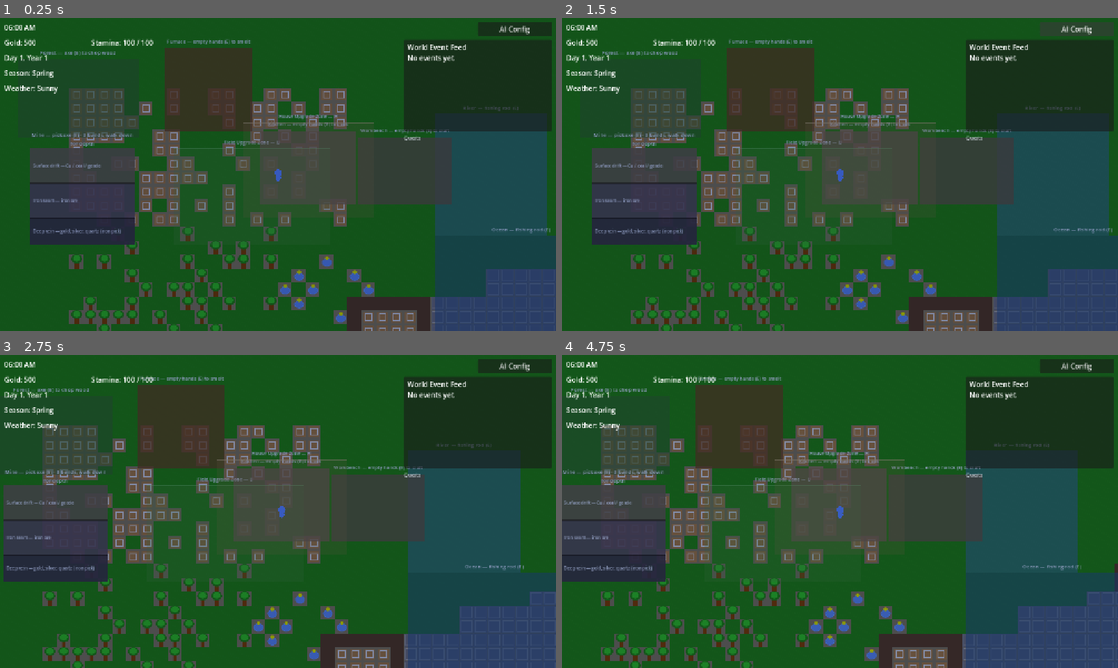
Above: before the commit, frames 1-4 (two rows, left to right).
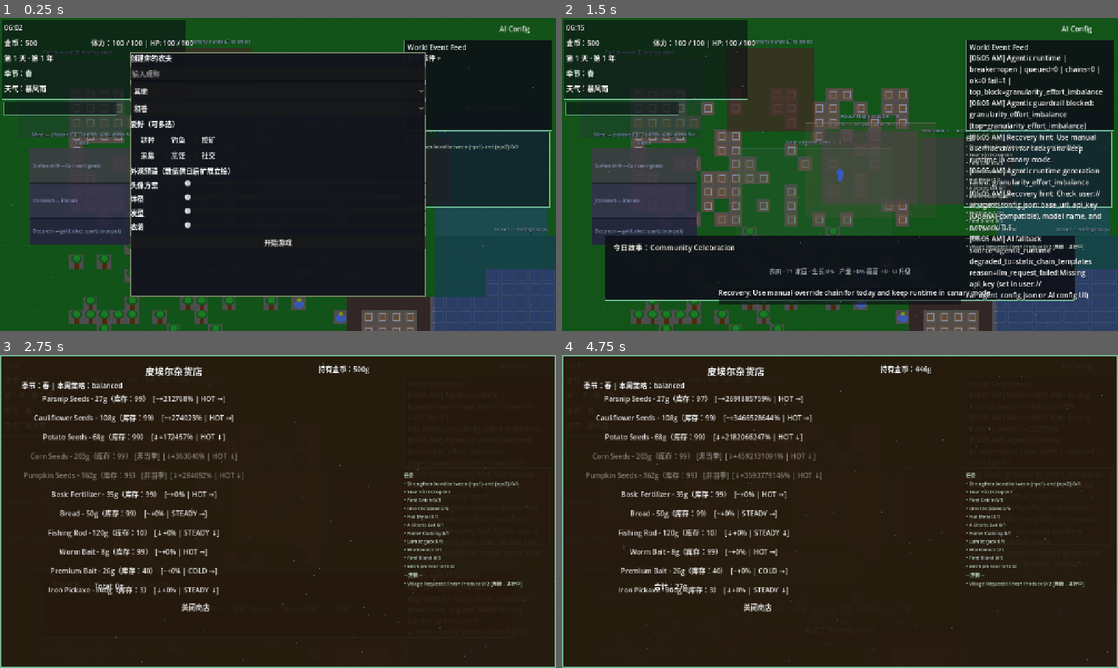
Above: after the commit, the same moments.

Repository: whu3554055-crypto/Stardew-Valley-AI
Game: Godot game, scene res://scenes/main.tscn
Two runs of this game, one before a commit and one after it. Both use one fixed random seed, a clock stepped at 60 frames per second and the inputs below. Sound files missing from this copy of the repository are replaced by a short silence.
Inputs (mouse positions are in pixels of both pictures, inside the frame that each line leads up to):
- Up to frame 1 (0.25 s): no input
- Up to frame 2 (1.5 s): click (840, 243) at 0.5 s, where only the run after the commit has a clickable "开始游戏"; click "AI Config" at 1.25 s
- Up to frame 3 (2.75 s): move the mouse to (400, 495) at 2.02 s; press the mouse at (400, 495) at 2.03 s; hold D (move_right) from 2.03 s (still down); tap B (open_shop) at 2.27 s
- Up to frame 4 (4.75 s): release D (move_right) at 2.75 s; release the mouse at (962, 495) at 2.75 s; drag from (728, 527) to (845, 511) at 2.77 s; click (695, 398) at 3.5 s, where only the run after the commit has a clickable "Parsnip Seeds - 27g（库存：99） [~…"; click (695, 398) at 4.25 s, where only the run after the commit has a clickable "Parsnip Seeds - 27g（库存：98） [~…"

The runs differ from the first frame. In frame 1, 61% of the frame differs, in the area x 0-100%, y 0-94%; in frame 2, 41%; in frame 3, 92%; in frame 4, 97%, in the area x 0-100%, y 0-100%.
Error before the commit: Parse Error: There is already a variable named "now_sec" declared in this scope. (res://scenes/main.gd:997)

Commit message:
fix: stabilize startup and add ambient audio fallbacks
Resolve main scene startup blockers by removing an invalid scene signal connection and guarding GameManager signal hookups, then add robust ambient audio fallback handling for placeholder OGG assets to prevent noisy runtime load errors.

Made-with: Cursor

Diff:
--- a/autoload/world_ambient_controller.gd
+++ b/autoload/world_ambient_controller.gd
@@ -9,6 +9,15 @@
 	"summer": "res://assets/audio/ambience/summer.ogg",
 	"fall": "res://assets/audio/ambience/fall.ogg",
 	"winter": "res://assets/audio/ambience/winter.ogg",
+}
+const _AUDIO_FALLBACKS := {
+	"res://assets/audio/ambience/spring.ogg": "res://assets/audio/ambience_extended/birds_forest.wav",
+	"res://assets/audio/ambience/summer.ogg": "res://assets/audio/ambience_extended/birds_forest.wav",
+	"res://assets/audio/ambience/fall.ogg": "res://assets/audio/ambience_extended/leaves_rustle.wav",
+	"res://assets/audio/ambience/winter.ogg": "res://assets/audio/ambience_extended/wind_trees.wav",
+	"res://assets/audio/ambience/rain.ogg": "res://assets/audio/ambience_extended/rain_light.wav",
+	"res://assets/audio/ambience/storm.ogg": "res://assets/audio/ambience_extended/rain_heavy.wav",
+	"res://assets/audio/locations/town_crowd.ogg": "res://assets/audio/ambience_extended/birds_morning.wav"
 }
 
 var _season_player: AudioStreamPlayer
@@ -430,13 +439,26 @@
 	if path.is_empty():
 		_stop_stream(player)
 		return
-	if player.get_meta("wa_path", "") == path and player.playing:
-		return
-	if not ResourceLoader.exists(path):
-		push_warning("[WorldAmbient] Missing audio: %s" % path)
-		return
-	var stream: AudioStream = load(path) as AudioStream
+	var chosen_path: String = path
+	var f: FileAccess = FileAccess.open(path, FileAccess.READ)
+	if f:
+		var size: int = int(f.get_length())
+		f.close()
+		# Some shipped placeholder OGG files are tiny and fail to decode.
+		if path.to_lower().ends_with(".ogg") and size < 1024:
+			var fb: String = str(_AUDIO_FALLBACKS.get(path, "")).strip_edges()
+			if not fb.is_empty():
+				push_warning("[WorldAmbient] Placeholder audio detected, using fallback: %s -> %s" % [path, fb])
+				chosen_path = fb
+	if player.get_meta("wa_path", "") == chosen_path and player.playing:
+		return
+	# Guard both the import map and the source file to avoid noisy load errors.
+	if not ResourceLoader.exists(chosen_path) or not FileAccess.file_exists(chosen_path):
+		push_warning("[WorldAmbient] Missing audio: %s" % chosen_path)
+		return
+	var stream: AudioStream = load(chosen_path) as AudioStream
 	if stream == null:
+		push_warning("[WorldAmbient] Failed to decode audio stream: %s" % chosen_path)
 		return
 	if stream is AudioStreamOggVorbis:
 		(stream as AudioStreamOggVorbis).loop = true
@@ -444,7 +466,7 @@
 		var w: AudioStreamWAV = stream as AudioStreamWAV
 		w.loop_mode = AudioStreamWAV.LOOP_FORWARD
 		w.loop_begin = 0
-	player.set_meta("wa_path", path)
+	player.set_meta("wa_path", chosen_path)
 	player.stream = stream
 	player.play()
 
--- a/scenes/main.gd
+++ b/scenes/main.gd
@@ -148,11 +148,11 @@
 	if player.has_signal("attack_requested"):
 		player.attack_requested.connect(_on_player_attack_requested)
 	if GameManager:
-		if not GameManager.time_changed.is_connected(_on_time_changed):
+		if GameManager.has_signal("time_changed") and not GameManager.time_changed.is_connected(_on_time_changed):
 			GameManager.time_changed.connect(_on_time_changed)
-		if not GameManager.day_changed.is_connected(_on_day_changed):
+		if GameManager.has_signal("day_changed") and not GameManager.day_changed.is_connected(_on_day_changed):
 			GameManager.day_changed.connect(_on_day_changed)
-		if not GameManager.season_changed.is_connected(_on_season_changed):
+		if GameManager.has_signal("season_changed") and not GameManager.season_changed.is_connected(_on_season_changed):
 			GameManager.season_changed.connect(_on_season_changed)
 	if LocaleSettings:
 		LocaleSettings.locale_changed.connect(_on_locale_changed)
@@ -994,7 +994,7 @@
 	var hitstop_sec: float = float(w.get("hitstop_sec", PLAYER_ATTACK_HITSTOP_SEC))
 	var crit_chance: float = clampf(float(w.get("crit_chance", PLAYER_ATTACK_CRIT_CHANCE)), 0.0, 1.0)
 	var crit_mult: float = maxf(1.0, float(w.get("crit_mult", PLAYER_ATTACK_CRIT_MULT)))
-	var now_sec: float = Time.get_ticks_msec() / 1000.0
+	now_sec = Time.get_ticks_msec() / 1000.0
 	if now_sec > _combo_expire_at:
 		if _combo_hits >= 2:
 			show_quick_tip("Combo dropped.", 0.35)
--- a/scenes/main.tscn
+++ b/scenes/main.tscn
@@ -526,5 +526,4 @@
 
 [node name="Lewis" parent="." instance=ExtResource("8_lewis")]
 
-[connection signal="time_changed" from="." to="." method="_on_time_changed"]
 [connection signal="pressed" from="UILayer/AIConfigButton" to="." method="_on_ai_config_pressed"]
